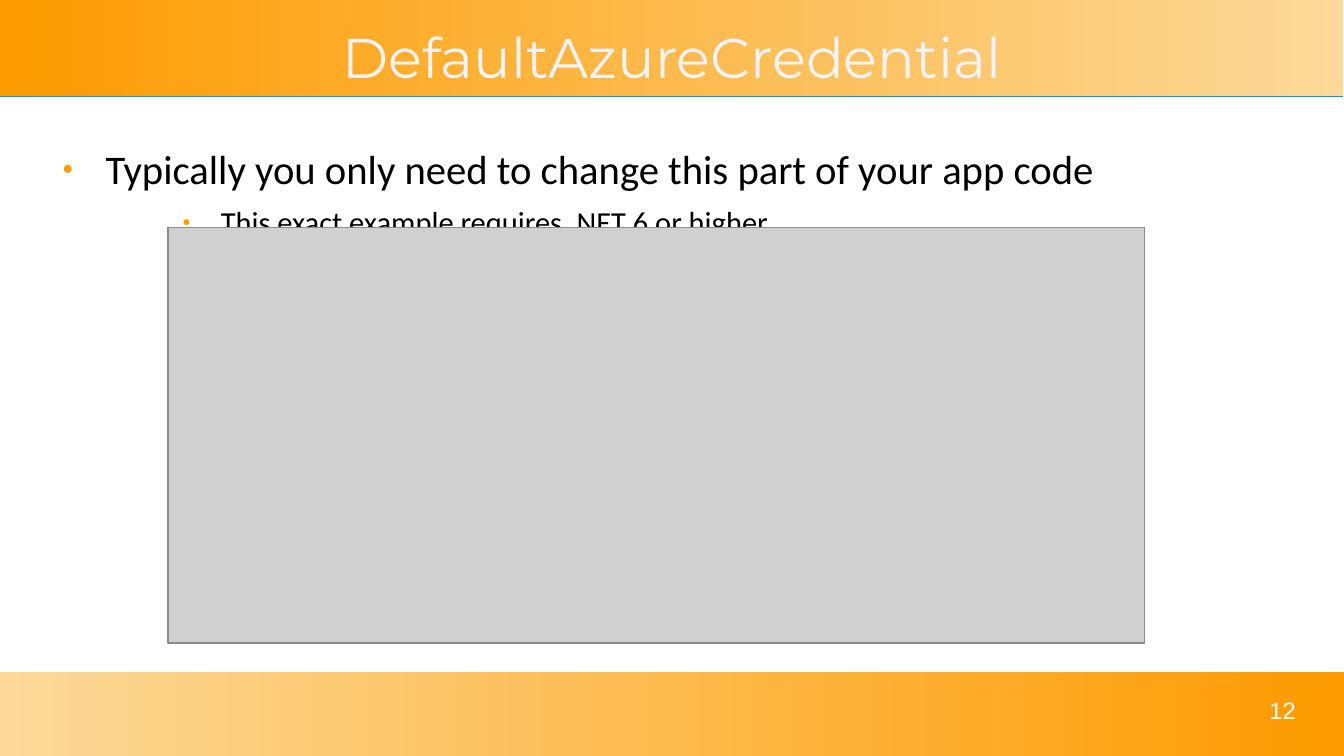
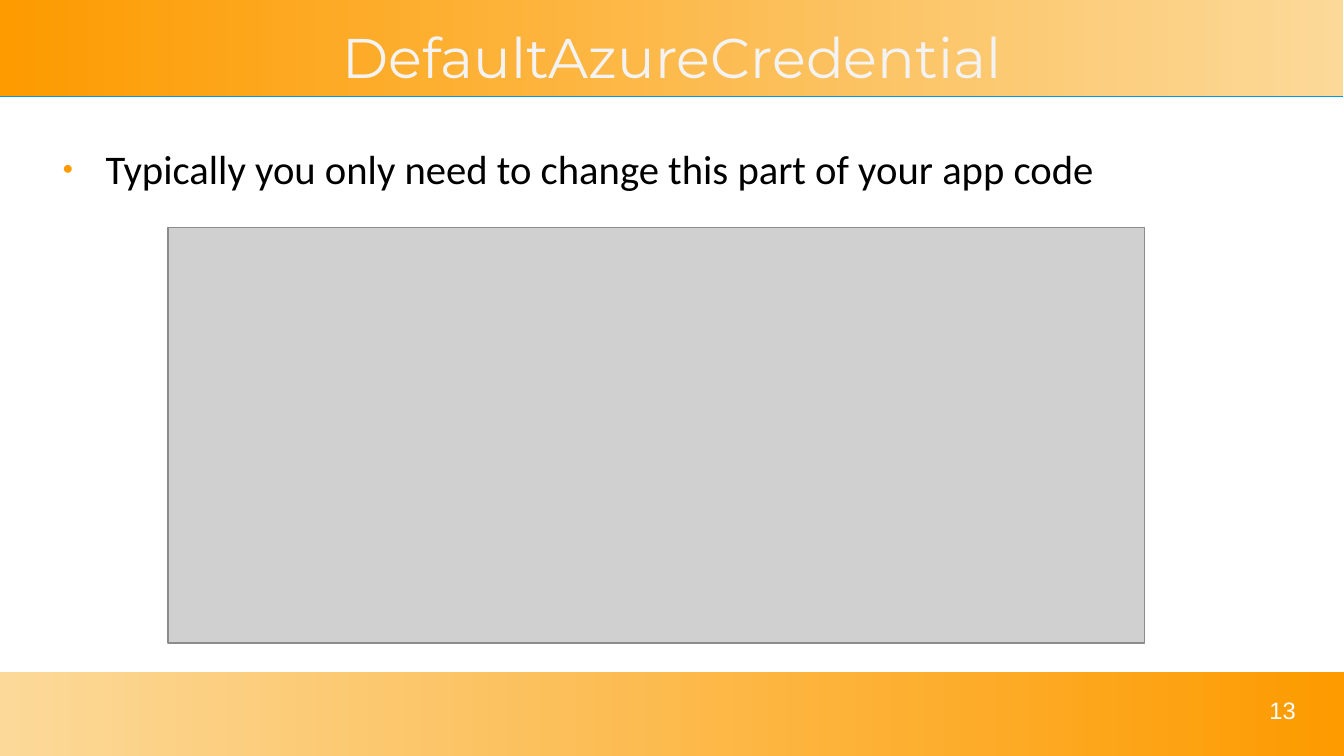
Before and after one commit to solomson/solom.tech, a slide deck: slide 13 of assets/talks/reducing-azure-risk.odp (slide 12 before the commit). Drawn at 1344x756 pixels with LibreOffice and Linux fonts; fonts in the diff are those of the drawing; grey boxes stand for pictures. Boxes give left, top, right and bottom in pixels: in the first picture for what was removed or moved away, otherwise in the second. Text is boxed around its words. In the diff, an @@ line names an element or a change of style, - is before the commit and + after.

```diff
--- a/assets/talks/reducing-azure-risk.odp
+++ b/assets/talks/reducing-azure-risk.odp
@@ text at (x1=221, y1=208, x2=768, y2=228): paragraph removed @@
-    ● This exact example requires .NET 6 or higher
@@ page number at (x1=1269, y1=702, x2=1295, y2=720): text changed @@
-12
+13
```
Also in this commit, not shown: 6 other slides changed, 1 slide added, 1 other file.
